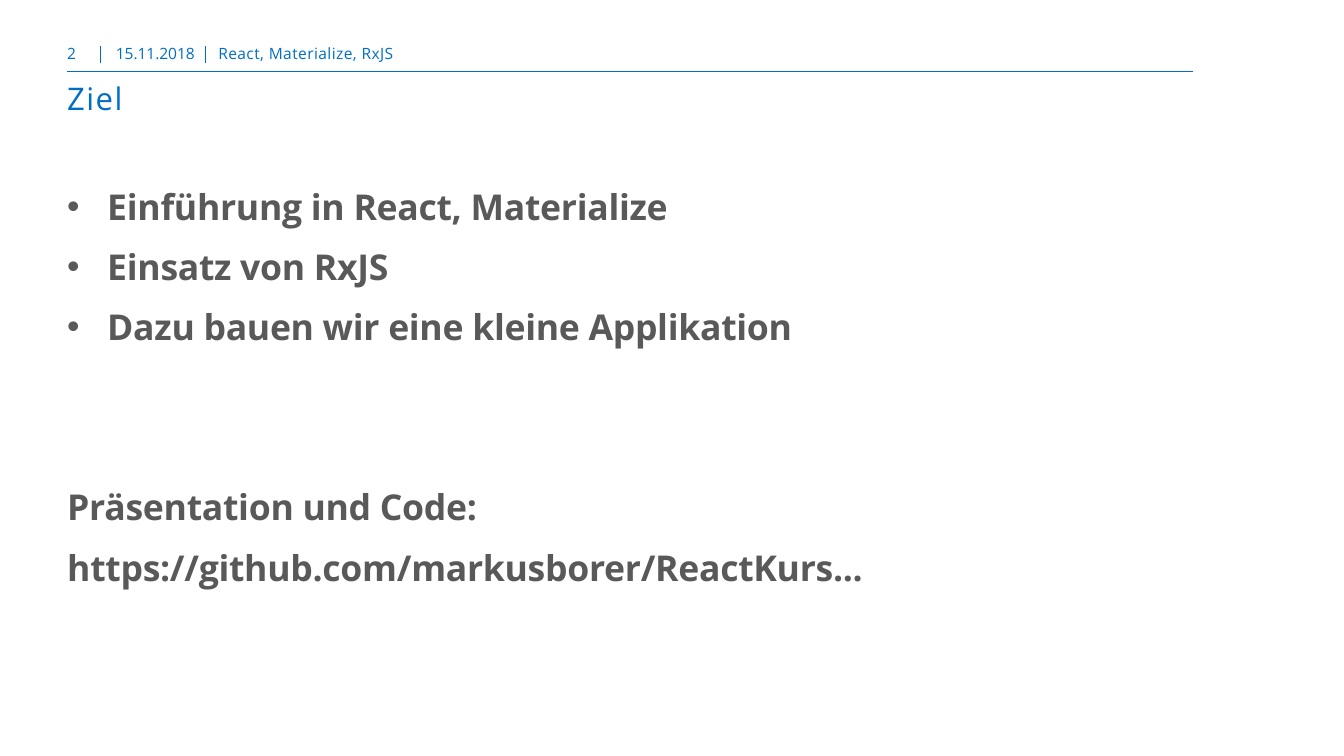
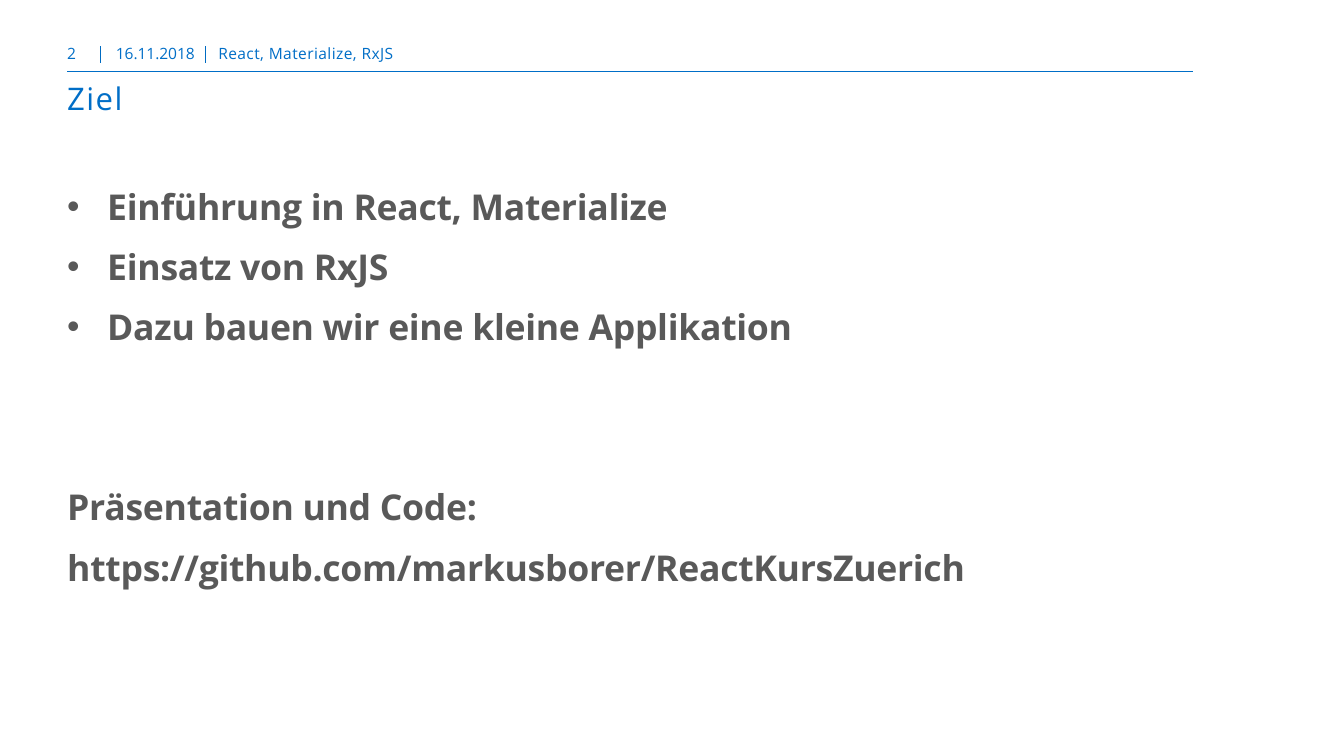
Before and after one commit to markusborer/ReactKursZuerich, a slide deck: slide 2 of React.pptx. Drawn at 1344x756 pixels with LibreOffice and Linux fonts; fonts in the diff are those of the drawing; background and template pictures are left out. Boxes give left, top, right and bottom in pixels: in the first picture for what was removed or moved away, otherwise in the second. Text is boxed around its words. In the diff, an @@ line names an element or a change of style, - is before the commit and + after.

```diff
--- a/React.pptx
+++ b/React.pptx
@@ text at (116, 47, 195, 59): text changed @@
-15.11.2018
+16.11.2018
@@ text at (67, 554, 965, 590): text changed @@
-https://github.com/markusborer/ReactKurs...
+https://github.com/markusborer/ReactKursZuerich
```
Also in this commit, not shown: 43 other slides changed.
